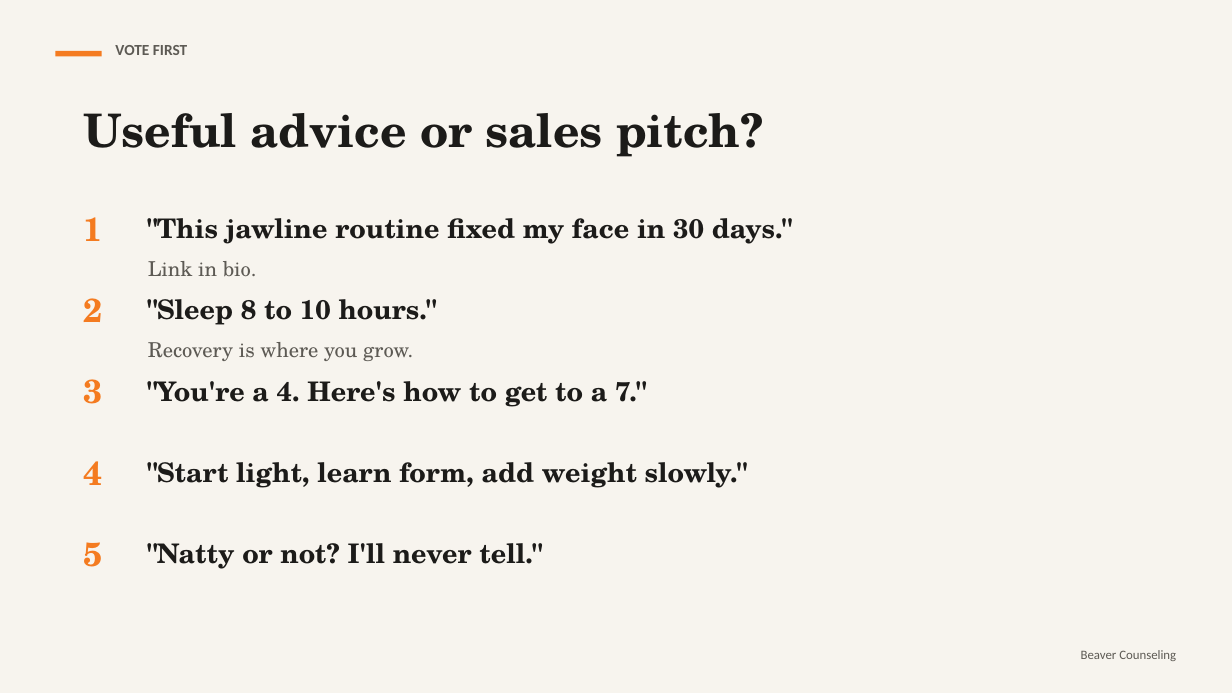
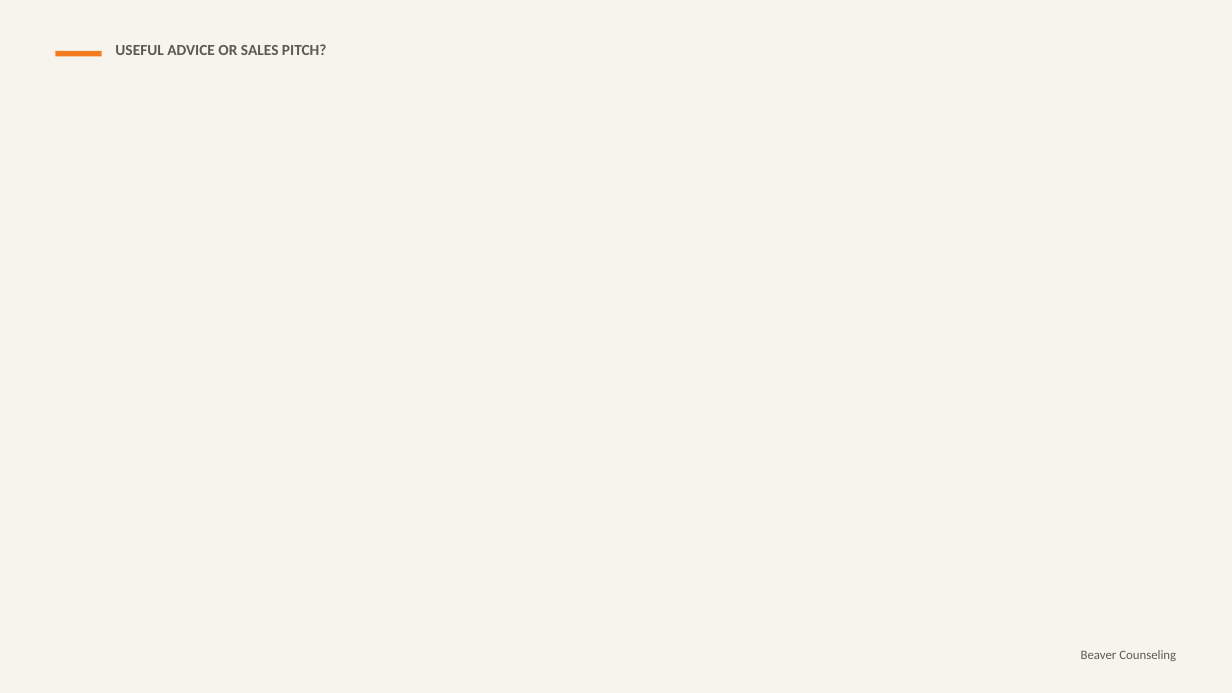
Before and after one commit to rmwtoolkit/bcds-toolkit, a slide deck: slide 7 of decks/mirror-mirror-lesson-v2.pptx (slide 6 before the commit). Drawn at 1232x693 pixels with LibreOffice and Linux fonts; fonts in the diff are those of the drawing; background and template pictures are left out. Boxes give left, top, right and bottom in pixels: in the first picture for what was removed or moved away, otherwise in the second. Text is boxed around its words. In the diff, an @@ line names an element or a change of style, - is before the commit and + after.

```diff
--- a/decks/mirror-mirror-lesson-v2.pptx
+++ b/decks/mirror-mirror-lesson-v2.pptx
@@ text at (115, 44, 327, 55): text changed @@
-VOTE FIRST
+USEFUL ADVICE OR SALES PITCH?
@@ text removed at (83, 113, 763, 157) @@
-Useful advice or sales pitch?
@@ text removed at (83, 217, 102, 241) @@
-1
@@ text removed at (148, 218, 792, 276) @@
-"This jawline routine fixed my face in 30 days."
-Link in bio.
@@ text removed at (83, 298, 102, 322) @@
-2
@@ text removed at (148, 299, 436, 361) @@
-"Sleep 8 to 10 hours."
-Recovery is where you grow.
@@ text removed at (83, 379, 102, 404) @@
-3
@@ text removed at (148, 381, 646, 407) @@
-"You're a 4. Here's how to get to a 7."
@@ text removed at (83, 461, 102, 485) @@
-4
@@ text removed at (148, 462, 747, 488) @@
-"Start light, learn form, add weight slowly."
@@ text removed at (83, 542, 102, 567) @@
-5
@@ text removed at (148, 543, 542, 569) @@
-"Natty or not? I'll never tell."
```
Also in this commit, not shown: 7 other slides changed, 20 slides added, 1 slide removed, 8 other files.
